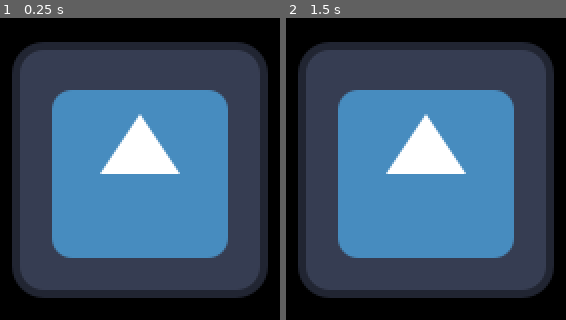
Above: before the commit, frames 1-2 (left to right).
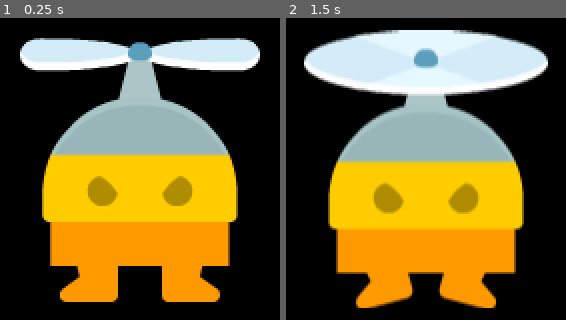
Above: after the commit, the same moments.

Repository: super-Colin/Desktop-Pet
Game: Godot game, scene res://root.tscn
Same seed, same stepped clock (60 frames per second), same inputs: the game is played once before the commit and once after it. The engine's default icon, where the game draws it, is replaced by a stand-in: a white triangle on a blue panel in a dark square.
Inputs (mouse positions are in pixels of both pictures, inside the frame that each line leads up to):
- Up to frame 1 (0.25 s): no input
- Up to frame 2 (1.5 s): tap Enter at 0.5 s; drag from (434, 187) to (473, 96) at 0.52 s; drag from (353, 205) to (414, 265) at 1.27 s

The runs differ from the first frame. In frame 1, 77% of the frame differs, in the area x 4-96%, y 6-95%; in frame 2, 79%, in the area x 4-96%, y 3-97%.

Commit message:
changes sprite image while being dragged

Diff:
--- a/pet.gd
+++ b/pet.gd
@@ -2,7 +2,12 @@
 
 
 var mouseStart: Vector2i
-var moving = false
+var beingDragged = false
+
+
+var sprite_standing = load("res://pet_assets/flyMan_still_stand.png")
+var sprite_flying = load("res://pet_assets/flyMan_fly.png")
+
 
 
 # Called when the node enters the scene tree for the first time.
@@ -16,18 +21,26 @@
 
 # Called every frame. 'delta' is the elapsed time since the previous frame.
 func _process(_delta):
-	if moving:
+	if beingDragged: # set by onDrag
 		var mouseDelta = Vector2i(get_viewport().get_mouse_position())
 		get_window().position += mouseDelta - mouseStart
-
+	handleDragAnimation()
 
 
 
 
 func onDrag(event)->void:
-	#print(event)
 	if event is InputEventMouseButton and event.button_index == 1:
-		#mouseStart =
-		if ! moving:
+		if ! beingDragged:
 			mouseStart = get_viewport().get_mouse_position()
-		moving = event.pressed
+		beingDragged = event.pressed
+
+func handleDragAnimation():
+	# change sprite on drag
+	if beingDragged:
+		$Icon.texture = sprite_flying
+	else:
+		$Icon.texture = sprite_standing
+
+	#print($Icon.texture)
+	pass
--- a/pet.tscn
+++ b/pet.tscn
@@ -1,7 +1,7 @@
 [gd_scene load_steps=3 format=3 uid="uid://61m51j7a007w"]
 
 [ext_resource type="Script" path="res://pet.gd" id="1_pa7gm"]
-[ext_resource type="Texture2D" uid="uid://dvq6pjearomlg" path="res://icon.svg" id="2_2lyff"]
+[ext_resource type="Texture2D" uid="uid://hyuu72u4l7fd" path="res://pet_assets/flyMan_still_stand.png" id="2_h6co6"]
 
 [node name="Pet" type="Control"]
 layout_mode = 3
@@ -13,10 +13,6 @@
 mouse_default_cursor_shape = 2
 script = ExtResource("1_pa7gm")
 
-[node name="CanvasModulate" type="CanvasModulate" parent="."]
-visible = false
-color = Color(1, 0.25098, 1, 1)
-
 [node name="Icon" type="Sprite2D" parent="."]
 position = Vector2(96, 92)
-texture = ExtResource("2_2lyff")
+texture = ExtResource("2_h6co6")
Binary file added: pet_assets/flyMan_fly.png
Not shown, added: pet_assets/flyMan_fly.png.import
Binary file added: pet_assets/flyMan_jump.png
Not shown, added: pet_assets/flyMan_jump.png.import
Binary file added: pet_assets/flyMan_stand.png
Not shown, added: pet_assets/flyMan_stand.png.import
Binary file added: pet_assets/flyMan_still_fly.png
Not shown, added: pet_assets/flyMan_still_fly.png.import
Binary file added: pet_assets/flyMan_still_jump.png
Not shown, added: pet_assets/flyMan_still_jump.png.import
Binary file added: pet_assets/flyMan_still_stand.png
Not shown, added: pet_assets/flyMan_still_stand.png.import
